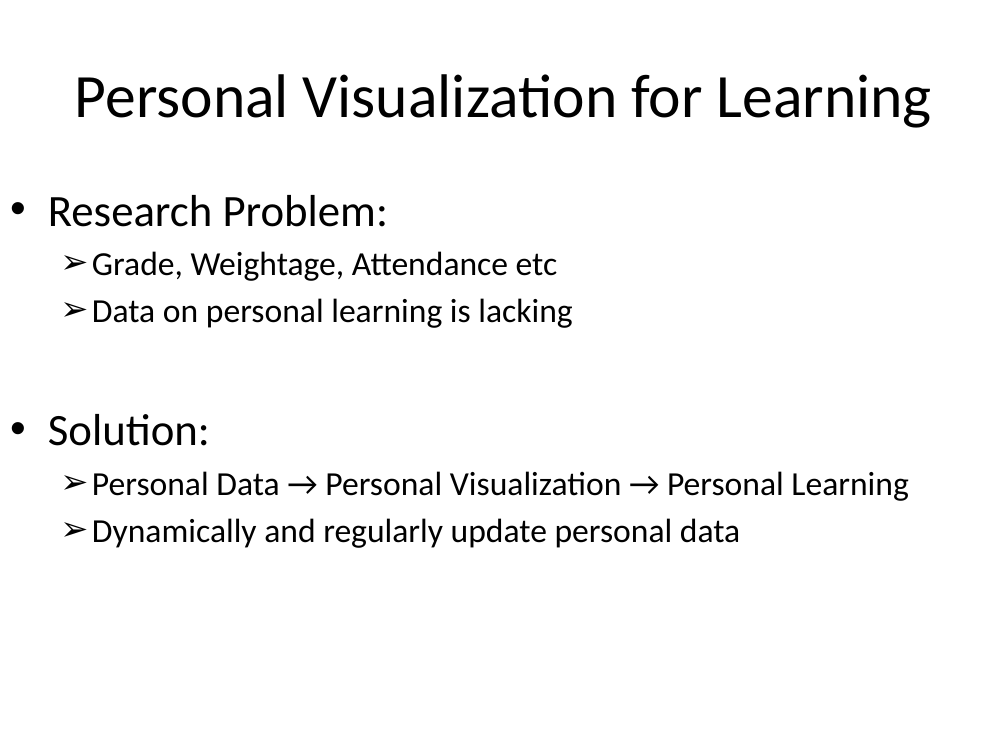
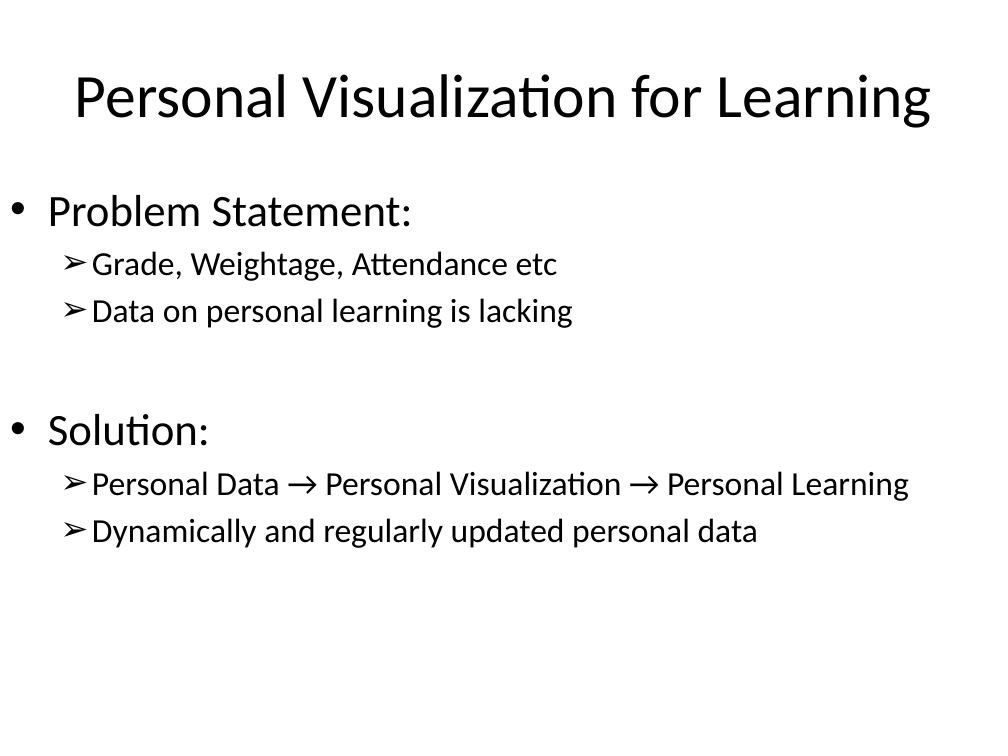
Before and after one commit to muj123-fastpwr/FYP-I, a slide deck: slide 9 of Literature Review.pptx (slide 10 before the commit). Drawn at 1008x756 pixels with LibreOffice and Linux fonts; fonts in the diff are those of the drawing. Boxes give left, top, right and bottom in pixels: in the first picture for what was removed or moved away, otherwise in the second. Text is boxed around its words. In the diff, an @@ line names an element or a change of style, - is before the commit and + after.

```diff
--- a/Literature Review.pptx
+++ b/Literature Review.pptx
@@ text at (48,195,413,227): text changed @@
-• Research Problem:
+• Problem Statement:
@@ text at (92,518,758,548): text changed @@
-  ➢ Dynamically and regularly update personal data
+  ➢ Dynamically and regularly updated personal data
```
Also in this commit, not shown: 4 other slides changed, 3 slides added.
